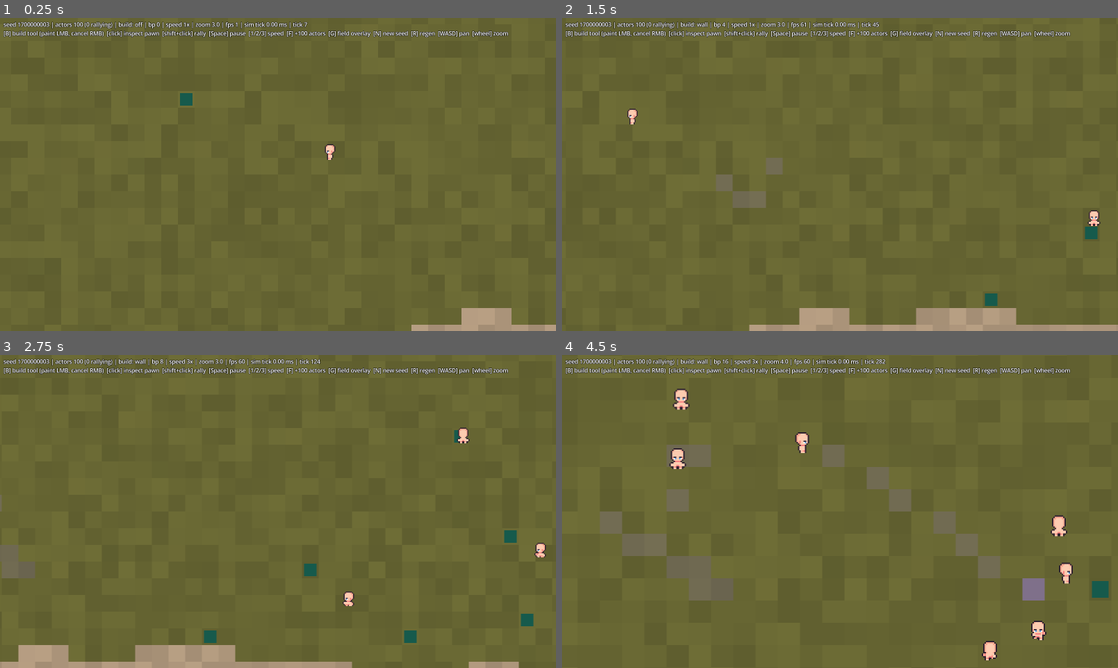
Above: before the commit, frames 1-4 (two rows, left to right).
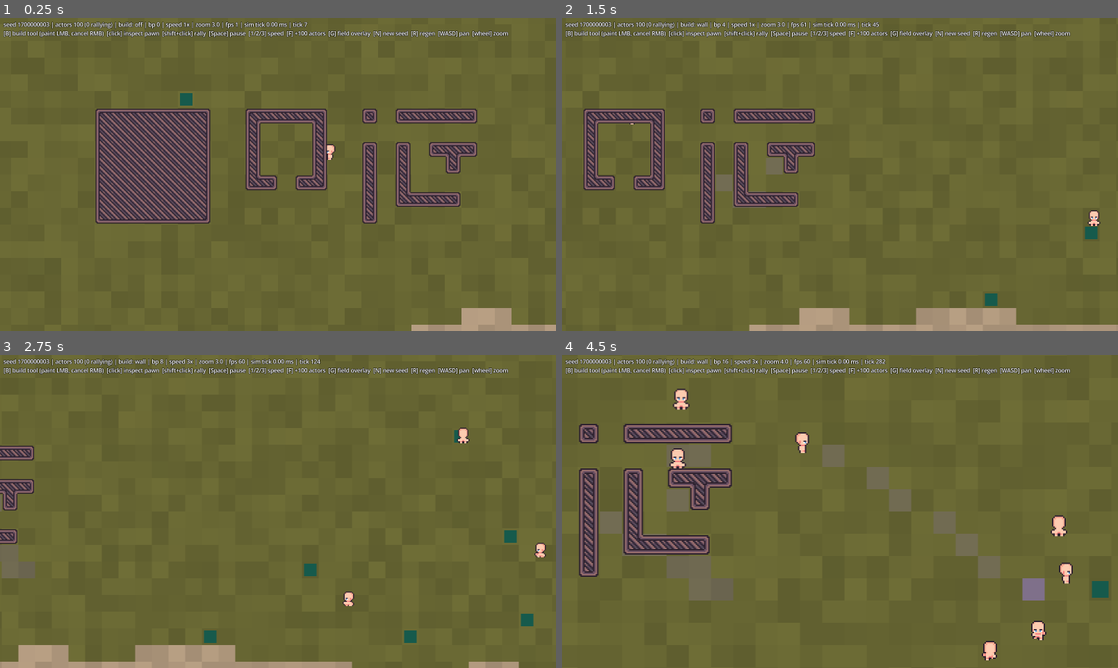
Above: after the commit, the same moments.

Repository: young-steveo/colony-sim
Game: Godot game, scene res://game/main.tscn
The game is run twice, just before and just after one commit, with the same random seed, the same clock (stepped at 60 frames per second) and the same inputs.
Inputs (mouse positions are in pixels of both pictures, inside the frame that each line leads up to):
- Up to frame 1 (0.25 s): no input
- Up to frame 2 (1.5 s): move the mouse to (962, 158) at 0.52 s; hold D (pan_right) 0.53-1.25 s; hold B (build_tool) 0.53-1.25 s; click (962, 158) at 0.67 s; drag from (728, 190) to (812, 237) at 1.27 s
- Up to frame 3 (2.75 s): move the mouse to (333, 442) at 2.02 s; hold D (pan_right) from 2.03 s (still down); hold 2 (sim_speed_2) from 2.03 s (still down)
- Up to frame 4 (4.5 s): release D (pan_right) at 2.75 s; release 2 (sim_speed_2) at 2.75 s; drag from (812, 574) to (673, 464) at 2.77 s; move the mouse to (1006, 558) at 3.52 s; hold A (pan_left) 3.53-4.25 s; hold Mouse wheel up (zoom_in) 3.53-4.25 s; drag from (673, 464) to (756, 433) at 4.27 s

The runs differ from the first frame. In frame 1, 13% of the frame differs, in the area x 17-86%, y 28-66%; in frame 2, 5.1%; in frame 3, 0.9%; in frame 4, 5.4%.

Commit message:
THROWAWAY: wood-wall 47-blob autotile showcase near camera
Cell->bitmask map machine-extracted from the pink blob template
(analyze script probed pink/white at cell edges; 47 distinct masks, 0
dupes). WallTestRenderer paints a solid 7x7 block, a room ring with
door gap, lines, an L, and a plus — no sim, no collision. Delete
WallTestRenderer + the main.gd hookup when the real autotiler lands.

Co-Authored-By: Claude Fable 5 <noreply@anthropic.com>

Diff:
--- a/game/main.gd
+++ b/game/main.gd
@@ -100,6 +100,13 @@
 	if "--inspect" in args and sim.actors.count > 0:
 		selected_id = sim.actors.ids[0]
 		_place_camera(sim.actors.positions[0] * TerrainRenderer.TILE_PX)
+
+	# THROWAWAY: paint a wood-wall autotile showcase near the camera so the
+	# 47-blob sheet can be judged in-world. Delete with WallTestRenderer.
+	var wall_test := WallTestRenderer.new()
+	add_child(wall_test)
+	var cam_tile := Vector2i((cam.position / TerrainRenderer.TILE_PX).floor())
+	wall_test.setup(cam_tile - Vector2i(11, 4))
 
 
 func _start(seed_value: int) -> void:
--- /dev/null
+++ b/render/wall_test_renderer.gd
@@ -0,0 +1,81 @@
+class_name WallTestRenderer
+extends Node2D
+## THROWAWAY debug: paints a hardcoded arrangement of wood walls with 47-blob
+## autotiling so we can see the sheet in action. No sim, no collision — pure
+## decal. Delete when the real structure autotiler lands.
+
+const SHEET := preload("res://content/structures/wall_wood.png")
+# Cell -> neighbor bitmask, extracted from Stephen's blob template
+# (bits: N=1, NE=2, E=4, SE=8, S=16, SW=32, W=64, NW=128; -1 = unused cell).
+const MASKS: Array[int] = [
+	16, 20, 84, 80, 213, 92, 116, 87, 28, 125, 124, 112,
+	17, 21, 85, 81, 29, 127, 253, 113, 31, 119, -1, 245,
+	1, 5, 69, 65, 23, 223, 247, 209, 95, 255, 221, 241,
+	0, 4, 68, 64, 117, 71, 197, 93, 7, 199, 215, 193,
+]
+
+var _cell_by_mask := {}
+var _tiles := {}  # Vector2i -> true
+
+
+func setup(origin: Vector2i) -> void:
+	texture_filter = CanvasItem.TEXTURE_FILTER_NEAREST
+	for i in MASKS.size():
+		if MASKS[i] >= 0:
+			_cell_by_mask[MASKS[i]] = i
+	# The sacred solid fill: 7x7 block.
+	_fill(origin, origin + Vector2i(6, 6))
+	# A 5x5 room ring with a door-sized gap in the south wall.
+	_ring(origin + Vector2i(9, 0), origin + Vector2i(13, 4))
+	_tiles.erase(origin + Vector2i(11, 4))
+	# Lone wall, lines, an L, and a plus.
+	_tiles[origin + Vector2i(16, 0)] = true
+	_fill(origin + Vector2i(16, 2), origin + Vector2i(16, 6))
+	_fill(origin + Vector2i(18, 0), origin + Vector2i(22, 0))
+	_fill(origin + Vector2i(18, 2), origin + Vector2i(18, 5))
+	_fill(origin + Vector2i(18, 5), origin + Vector2i(21, 5))
+	_fill(origin + Vector2i(20, 2), origin + Vector2i(22, 2))
+	_tiles[origin + Vector2i(21, 3)] = true
+	queue_redraw()
+
+
+func _fill(a: Vector2i, b: Vector2i) -> void:
+	for y in range(a.y, b.y + 1):
+		for x in range(a.x, b.x + 1):
+			_tiles[Vector2i(x, y)] = true
+
+
+func _ring(a: Vector2i, b: Vector2i) -> void:
+	for x in range(a.x, b.x + 1):
+		_tiles[Vector2i(x, a.y)] = true
+		_tiles[Vector2i(x, b.y)] = true
+	for y in range(a.y, b.y + 1):
+		_tiles[Vector2i(a.x, y)] = true
+		_tiles[Vector2i(b.x, y)] = true
+
+
+func _draw() -> void:
+	var px := float(TerrainRenderer.TILE_PX)
+	for t: Vector2i in _tiles:
+		var m := _mask_at(t)
+		var cell: int = _cell_by_mask.get(m, _cell_by_mask.get(0, 0))
+		var src := Rect2(float(cell % 12) * 16.0, float(cell / 12) * 16.0, 16.0, 16.0)
+		draw_texture_rect_region(SHEET, Rect2(Vector2(t) * px, Vector2(px, px)), src)
+
+
+func _mask_at(t: Vector2i) -> int:
+	var n := _tiles.has(t + Vector2i(0, -1))
+	var e := _tiles.has(t + Vector2i(1, 0))
+	var s := _tiles.has(t + Vector2i(0, 1))
+	var w := _tiles.has(t + Vector2i(-1, 0))
+	var m := 0
+	if n: m |= 1
+	if e: m |= 4
+	if s: m |= 16
+	if w: m |= 64
+	# Diagonals only matter when both adjacent cardinals connect (blob rule).
+	if n and e and _tiles.has(t + Vector2i(1, -1)): m |= 2
+	if s and e and _tiles.has(t + Vector2i(1, 1)): m |= 8
+	if s and w and _tiles.has(t + Vector2i(-1, 1)): m |= 32
+	if n and w and _tiles.has(t + Vector2i(-1, -1)): m |= 128
+	return m
Not shown, added: content/resurect64.png.import
Not shown, added: content/structures/wall_wood.png.import
Not shown, added: render/wall_test_renderer.gd.uid
